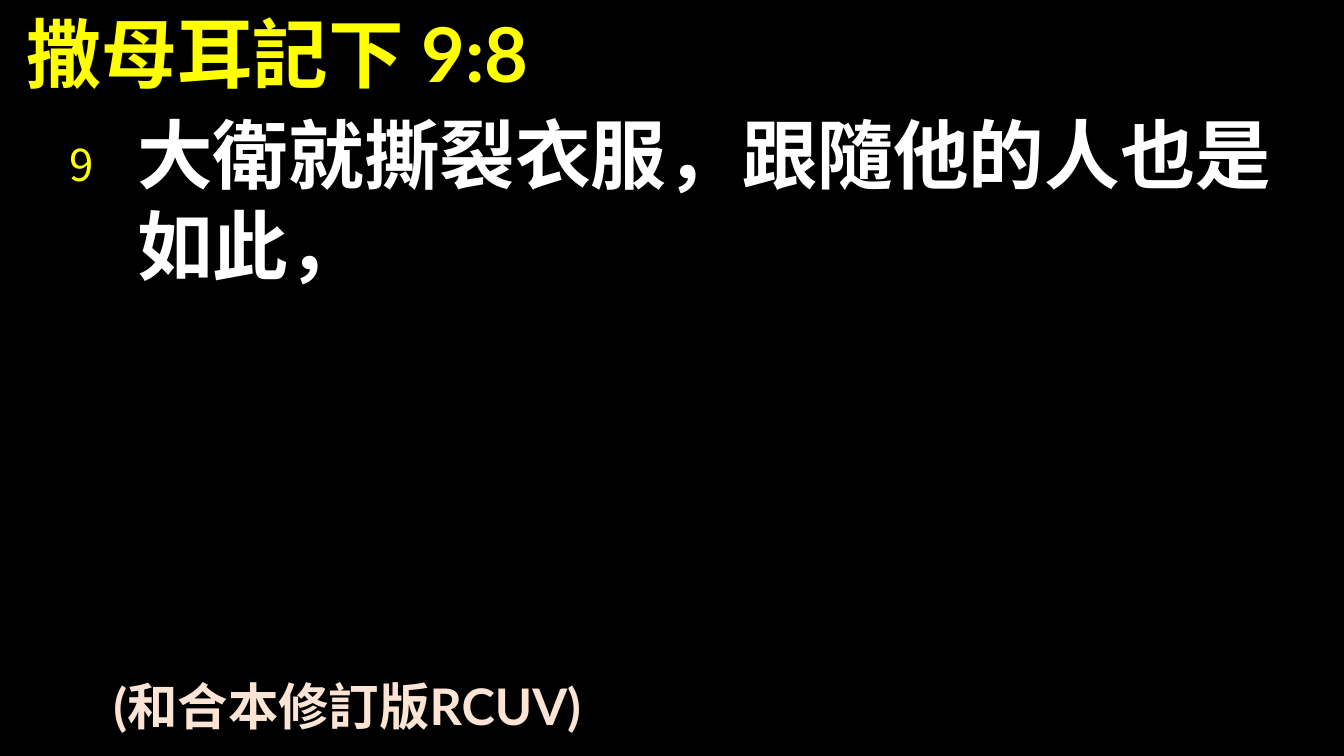
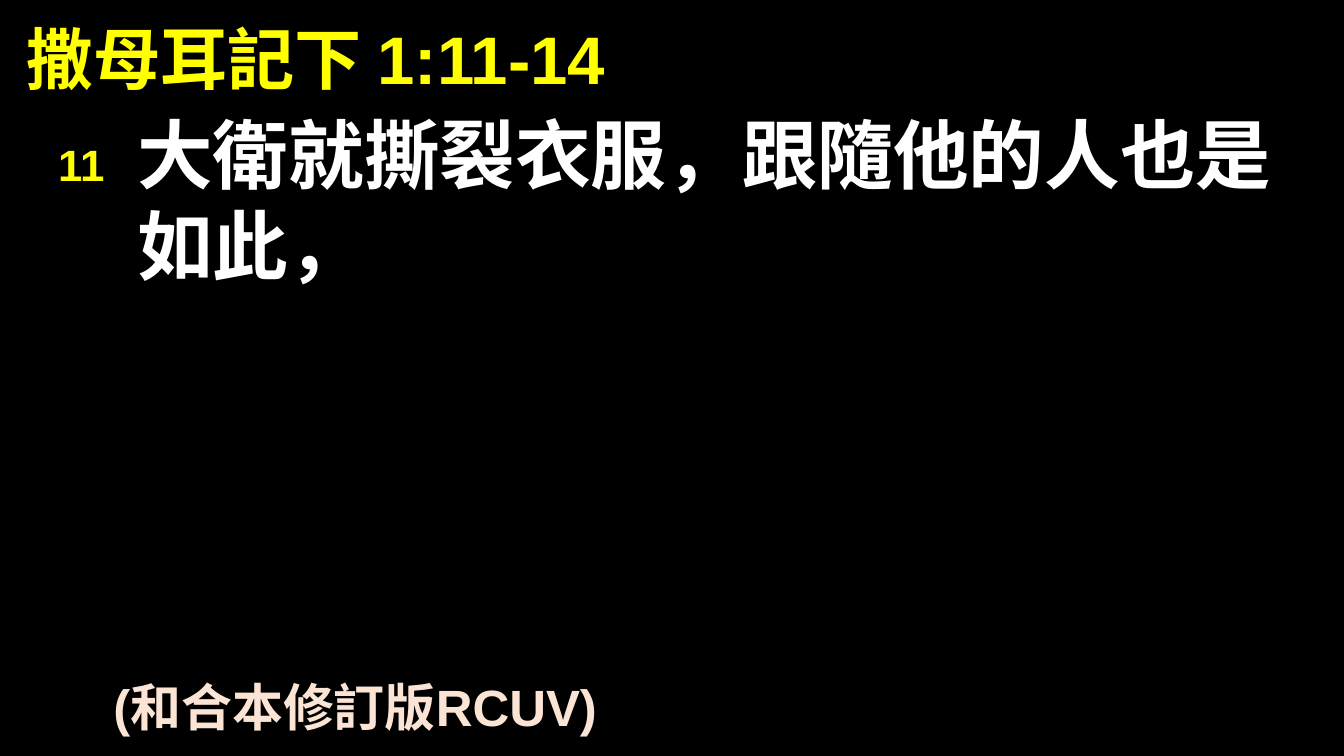
Before and after one commit to ricky40043/bible_PPT, a slide deck: slide 1 of 經文範本.pptx. Drawn at 1344x756 pixels with LibreOffice and Linux fonts; fonts in the diff are those of the drawing. Boxes give left, top, right and bottom in pixels: in the first picture for what was removed or moved away, otherwise in the second. Text is boxed around its words. In the diff, an @@ line names an element or a change of style, - is before the commit and + after.

Commit message:
revert(template): 還原經文範本.pptx 到之前的正常版本

```diff
--- a/經文範本.pptx
+++ b/經文範本.pptx
@@ title at box(26, 26, 605, 90): text changed; size 54 to 48.1 pt; font Lato to Arial @@
-撒母耳記下 9:8
+撒母耳記下 1:11-14
@@ text "大衛就撕裂衣服，跟隨他的人也是如此，" at box(137, 118, 1271, 284): font Lato to Arial @@
@@ text at box(58, 151, 104, 181): text changed; font Noto Sans CJK SC to Arial; bold on @@
-9
+11
@@ text "(和合本修訂版RCUV)" at box(113, 685, 596, 736): size 36 to 36.4 pt, font Lato to Arial @@
```
